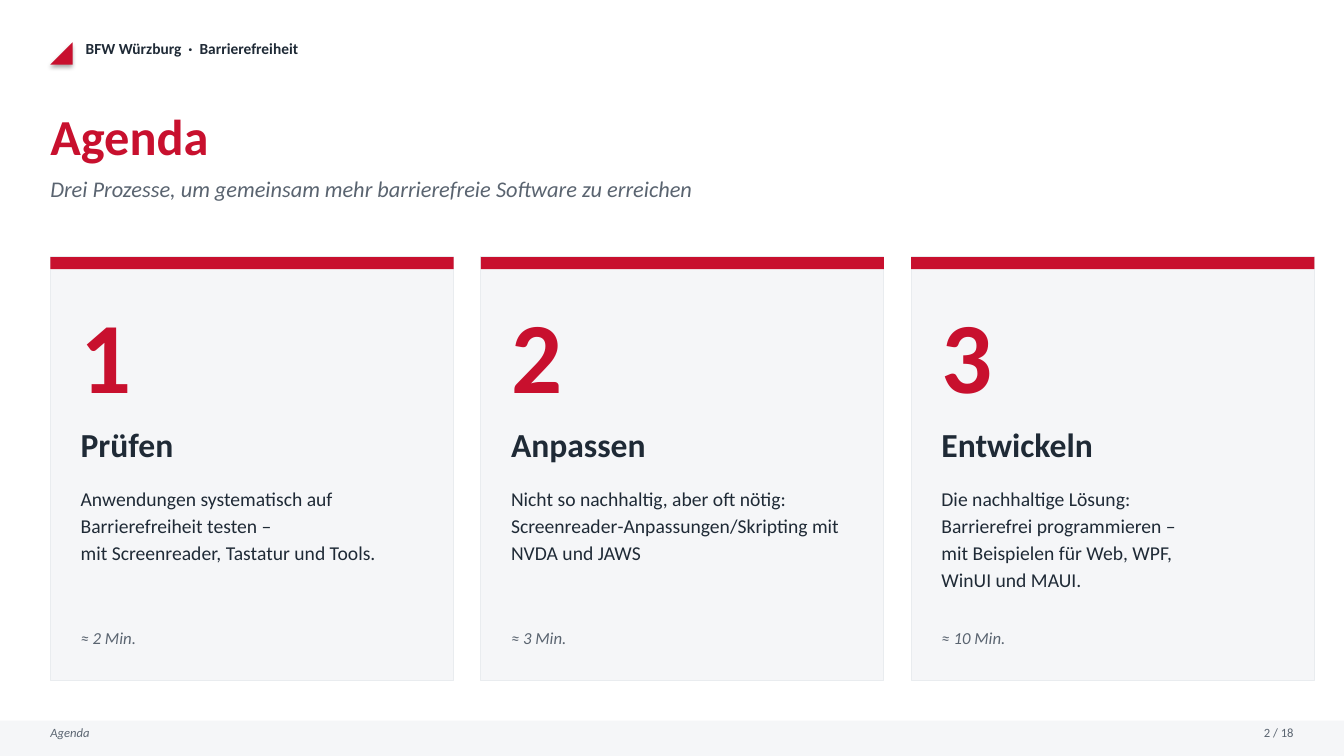
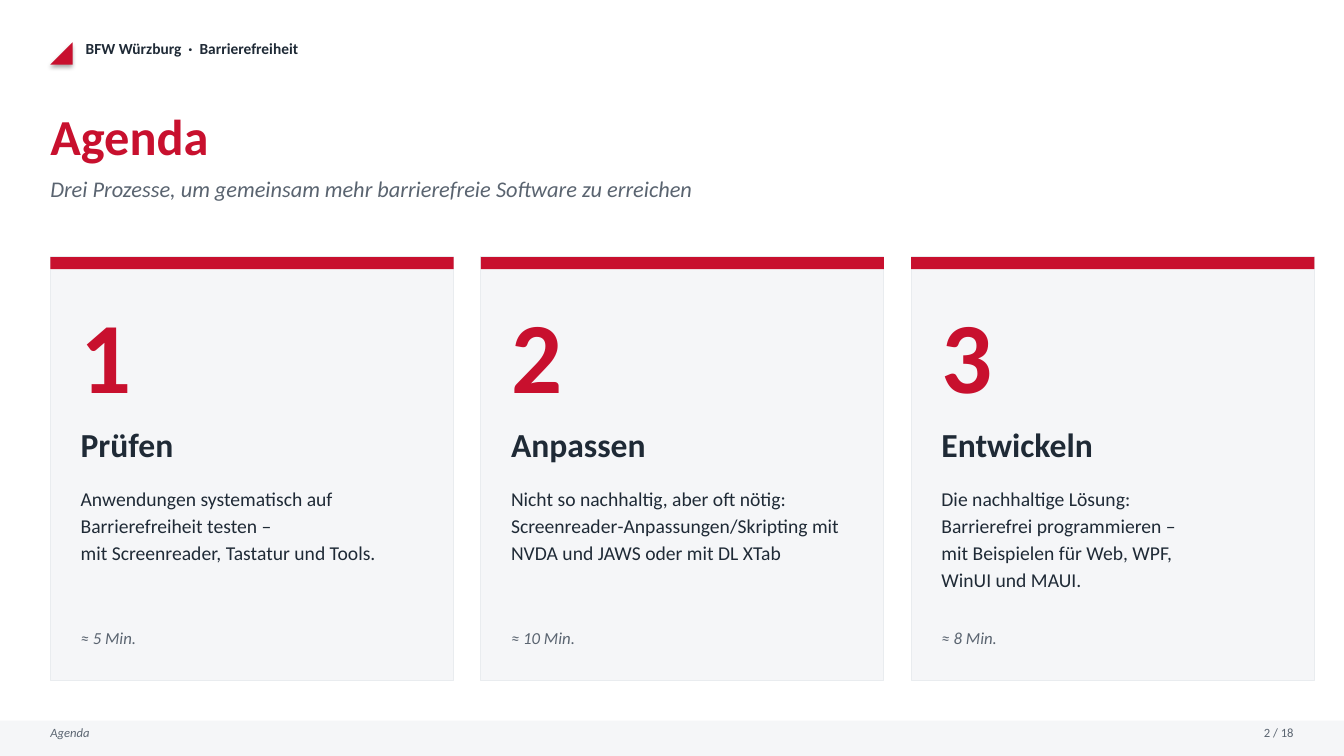
Before and after one commit to EH-BFW/BarrierefreiheitsDemos, a slide deck: slide 2 of Praesentation_Barrierefreiheit.pptx. Drawn at 1344x756 pixels with LibreOffice and Linux fonts; fonts in the diff are those of the drawing. Boxes give left, top, right and bottom in pixels: in the first picture for what was removed or moved away, otherwise in the second. Text is boxed around its words. In the diff, an @@ line names an element or a change of style, - is before the commit and + after.

```diff
--- a/Praesentation_Barrierefreiheit.pptx
+++ b/Praesentation_Barrierefreiheit.pptx
@@ text at (x1=511, y1=519, x2=839, y2=560): text changed @@
-Screenreader-Anpassungen/Skripting mit NVDA und JAWS
+Screenreader-Anpassungen/Skripting mit NVDA und JAWS oder mit DL XTab
@@ text at (x1=93, y1=632, x2=136, y2=644): text changed @@
-≈ 2 Min.
+≈ 5 Min.
@@ text at (x1=523, y1=632, x2=575, y2=644): text changed @@
-≈ 3 Min.
+≈ 10 Min.
@@ text at (x1=954, y1=632, x2=997, y2=644): text changed @@
-≈ 10 Min.
+≈ 8 Min.
```
Also in this commit, not shown: 15 other slides changed, 2 slides added, 3 slides removed, 7 other files.
